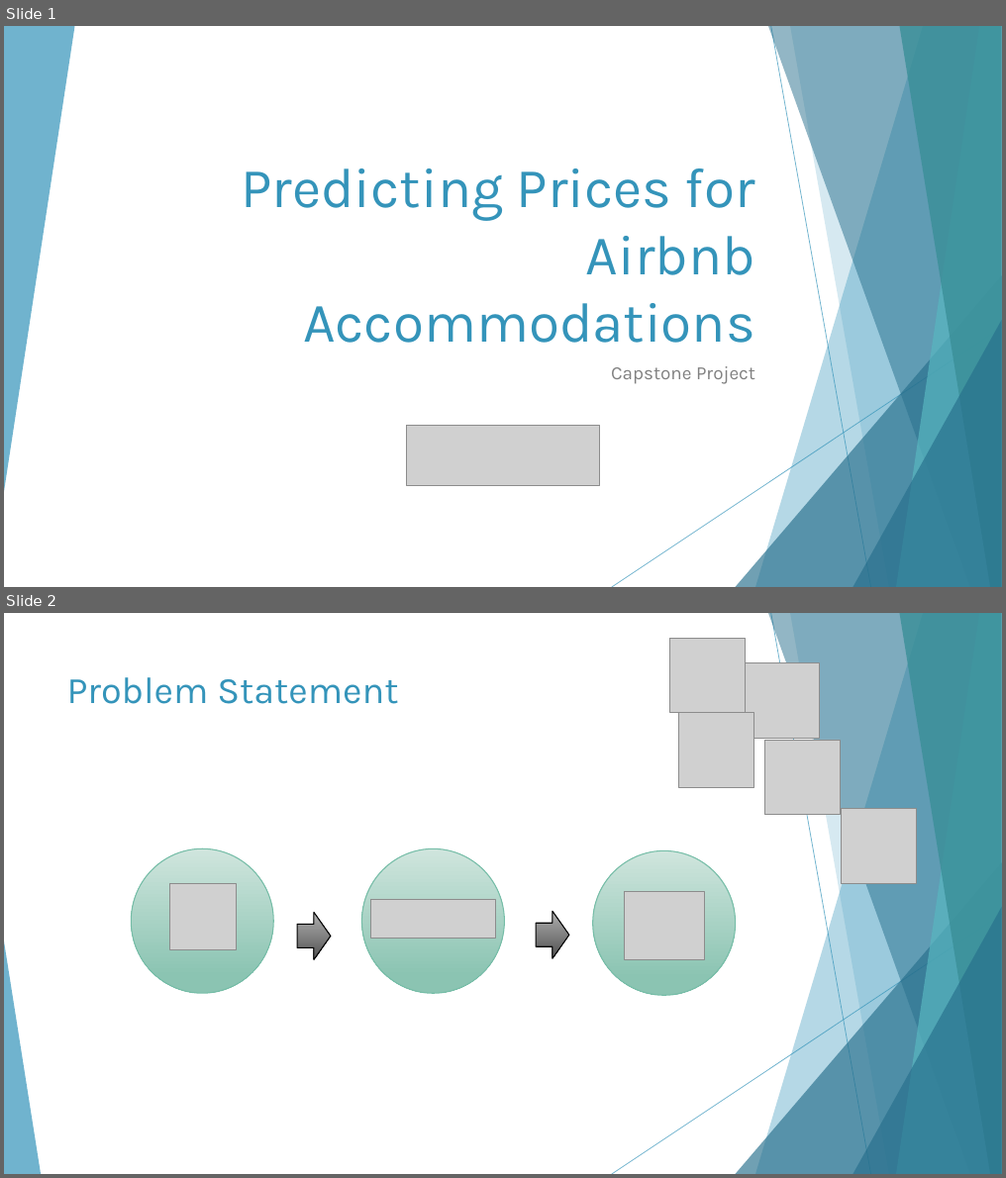
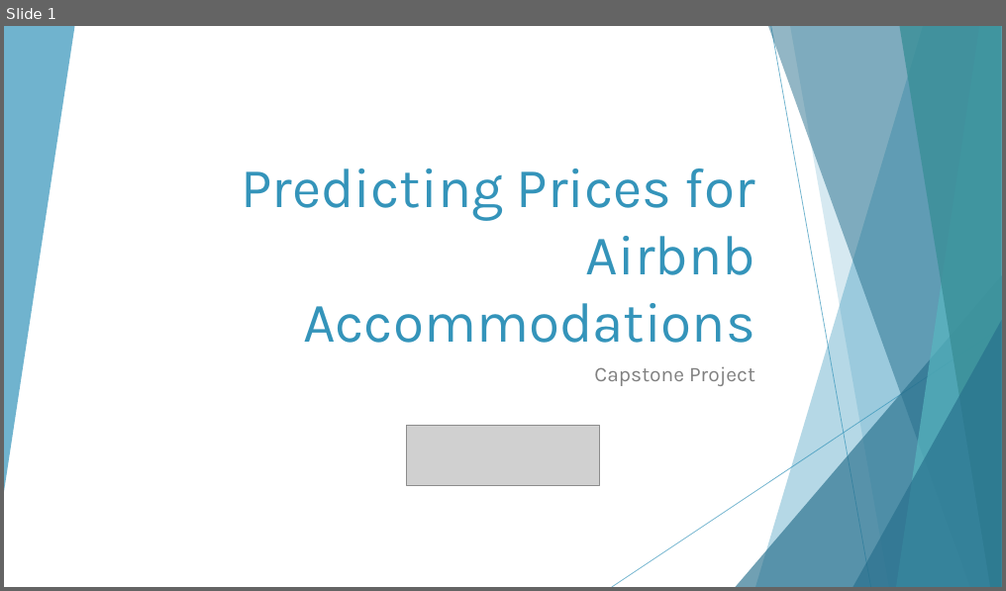
Before and after one commit to sresende/airbnb_data_analysis, a slide deck: Airbnb Presentation.pptx. Shown one above the other, each under a label of ours: slides 1 and 2 before the commit, slide 1 after it. The pictures are 1006x1178 and 1006x591 pixels, drawn with LibreOffice and Linux fonts; fonts in the diff are those of the drawing; grey boxes stand for pictures. Boxes give left, top, right and bottom in pixels: in the first picture for what was removed or moved away, otherwise in the second. Text is boxed around its words. In the diff, an @@ line names an element or a change of style, - is before the commit and + after.

```diff
--- a/Airbnb Presentation.pptx
+++ b/Airbnb Presentation.pptx
@@ slide 2 removed at (x1=4, y1=613, x2=1002, y2=1174), background #FFFFFF; not listed: 9 template elements that a slide beside it also shows @@
@@ picture removed at (x1=670, y1=638, x2=746, y2=713) @@
@@ picture removed at (x1=746, y1=663, x2=820, y2=738) @@
@@ title removed at (x1=67, y1=677, x2=398, y2=704) @@
-Problem Statement
@@ picture removed at (x1=679, y1=713, x2=754, y2=787) @@
@@ picture removed at (x1=764, y1=740, x2=840, y2=814) @@
@@ picture removed at (x1=842, y1=809, x2=917, y2=884) @@
@@ ellipse removed at (x1=132, y1=849, x2=273, y2=993) @@
@@ ellipse removed at (x1=361, y1=849, x2=504, y2=993) @@
@@ ellipse removed at (x1=593, y1=851, x2=736, y2=995) @@
@@ picture removed at (x1=170, y1=884, x2=236, y2=950) @@
@@ picture removed at (x1=371, y1=899, x2=496, y2=938) @@
@@ picture removed at (x1=624, y1=891, x2=704, y2=960) @@
@@ right arrow removed at (x1=297, y1=912, x2=331, y2=960) @@
@@ right arrow removed at (x1=536, y1=912, x2=569, y2=959) @@
@@ triangle removed at (x1=4, y1=942, x2=41, y2=1174) @@
@@ slide 1 changed as well @@
@@ subtitle "Capstone Project" at (x1=594, y1=367, x2=755, y2=386): size 18 to 20 pt @@
```
Also in this commit, not shown: 2 other slides changed, 13 slides added, 4 other slides removed, 12 other files.
